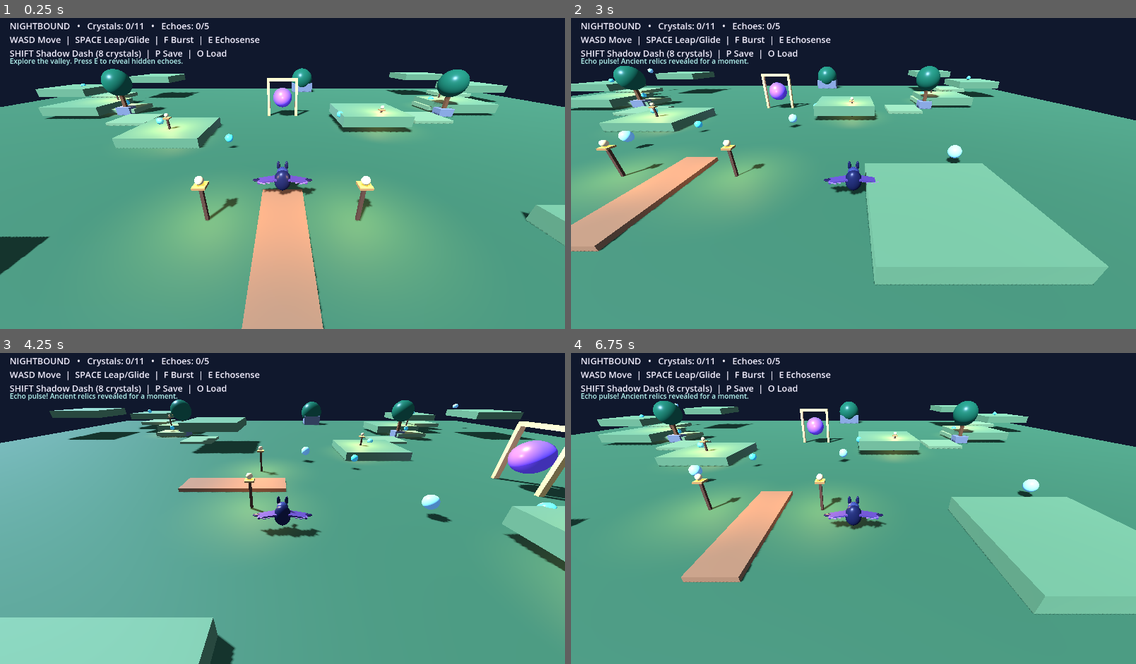
Above: before the commit, frames 1-4 (two rows, left to right).
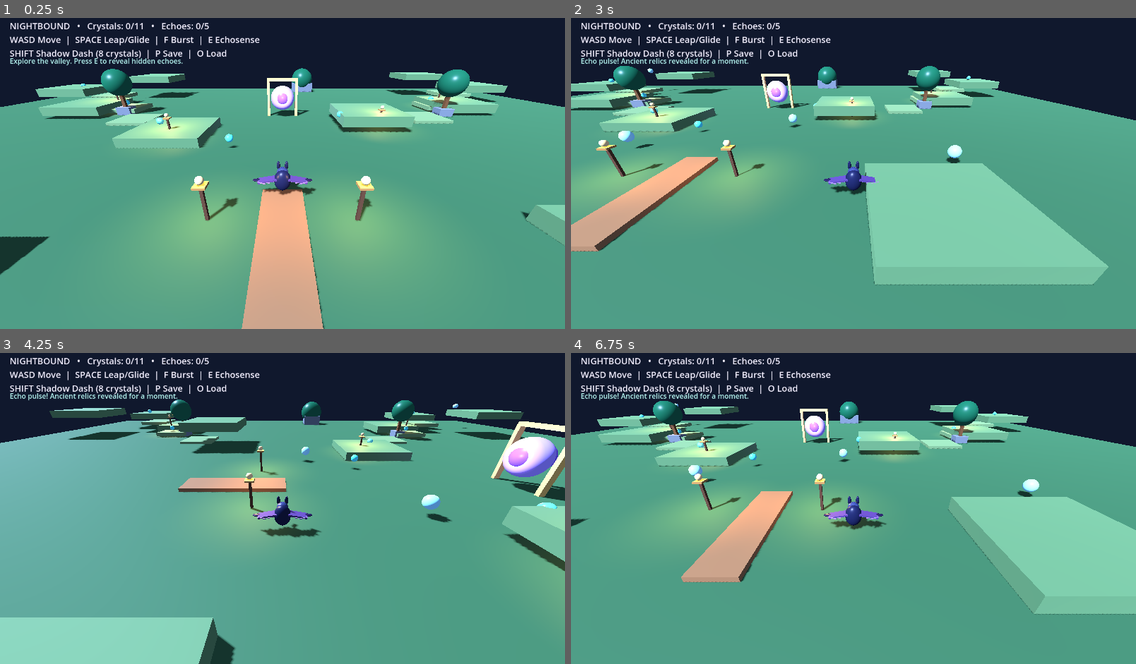
Above: after the commit, the same moments.

Repository: Dynamon91/nightbound
Game: Godot game, scene res://scenes/main.tscn
Two runs of this game, one before a commit and one after it. Both use one fixed random seed, a clock stepped at 60 frames per second and the inputs below.
Inputs:
- Up to frame 1 (0.25 s): no input
- Up to frame 2 (3 s): tap E (echosense) at 0.5, 1.35 s; hold D (move_right) 0.53-1.28 s; hold F (burst) 0.53-1.28 s; tap Space (jump) at 0.77, 1.52 s; hold S (move_back) 1.28-2.03 s; hold D (move_right) 2.03-2.78 s; hold Shift (shadow_dash) 2.03-2.78 s; hold W (move_forward) from 2.78 s (still down); tap F (burst) at 2.85 s
- Up to frame 3 (4.25 s): tap Space (jump) at 3.02, 3.77 s; release W (move_forward) at 3.53 s; hold A (move_left) from 3.53 s (still down); tap E (echosense) at 3.6 s
- Up to frame 4 (6.75 s): tap Shift (shadow_dash) at 4.35 s; tap Space (jump) at 4.52, 6.02 s; release A (move_left) at 5.03 s; hold S (move_back) 5.03-5.78 s; hold F (burst) 5.03-5.78 s; hold D (move_right) 5.78-6.53 s; tap E (echosense) at 5.85 s; hold W (move_forward) from 6.53 s (still down); hold Shift (shadow_dash) from 6.53 s (still down)

The runs differ from the first frame. In frame 1, 0.2% of the frame differs, in the area x 48-54%, y 21-32%; in frame 2, 0.2%; in frame 3, 0.8%, in the area x 88-100%, y 26-47%; in frame 4, 0.2%.

Commit message:
art: add luminous concentric rings to realm gate

Diff:
--- a/scripts/main.gd
+++ b/scripts/main.gd
@@ -136,6 +136,17 @@
 	add_box(self, Vector3(2, 2.5, -18), Vector3(0.35, 5, 0.5), Color("#e4b85e"))
 	add_box(self, Vector3(0, 5, -18), Vector3(4.3, 0.35, 0.5), Color("#e4b85e"))
 	add_sphere(self, Vector3(0, 2.6, -18), 1.35, Color("#9367e8"))
+	# Concentric luminous rings give the realm gate a stronger focal silhouette.
+	for ring_scale in [1.0, 0.78]:
+		var ring := MeshInstance3D.new()
+		var ring_mesh := TorusMesh.new()
+		ring_mesh.inner_radius = 0.07 if ring_scale == 1.0 else 0.045
+		ring_mesh.outer_radius = 1.65 * ring_scale
+		ring.mesh = ring_mesh
+		ring.position = Vector3(0, 2.6, -17.65)
+		ring.rotation_degrees.x = 90
+		ring.material_override = material(Color("#bba0ff") if ring_scale == 1.0 else Color("#68e9ff"), 0.25)
+		add_child(ring)
 	# Collectibles are distributed across the expanded valley and its outer routes.
 	var crystal_positions: Array[Vector3] = [
 		Vector3(-5, 1.0, -5), Vector3(7, 1.5, -12), Vector3(-14, 1.2, -10),
